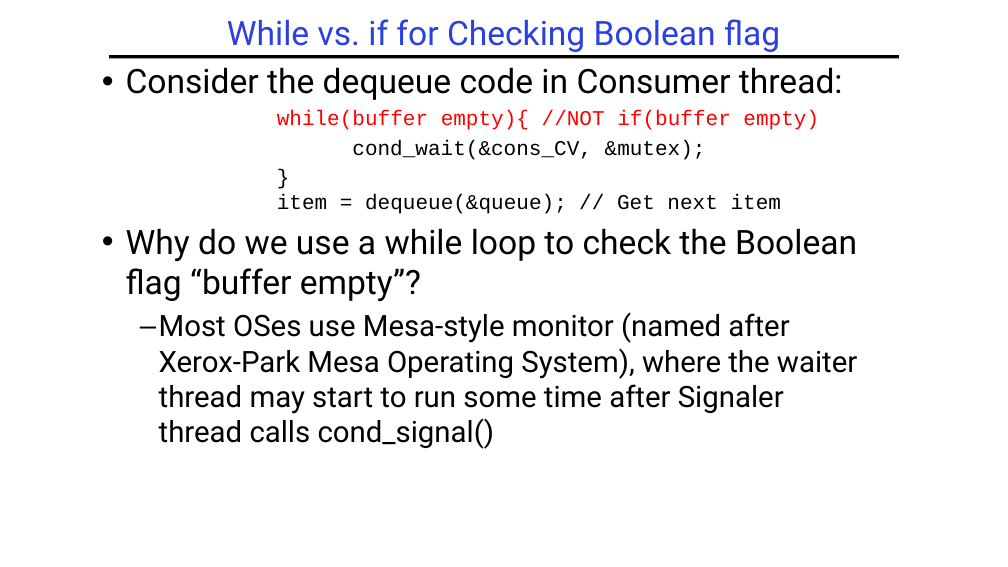
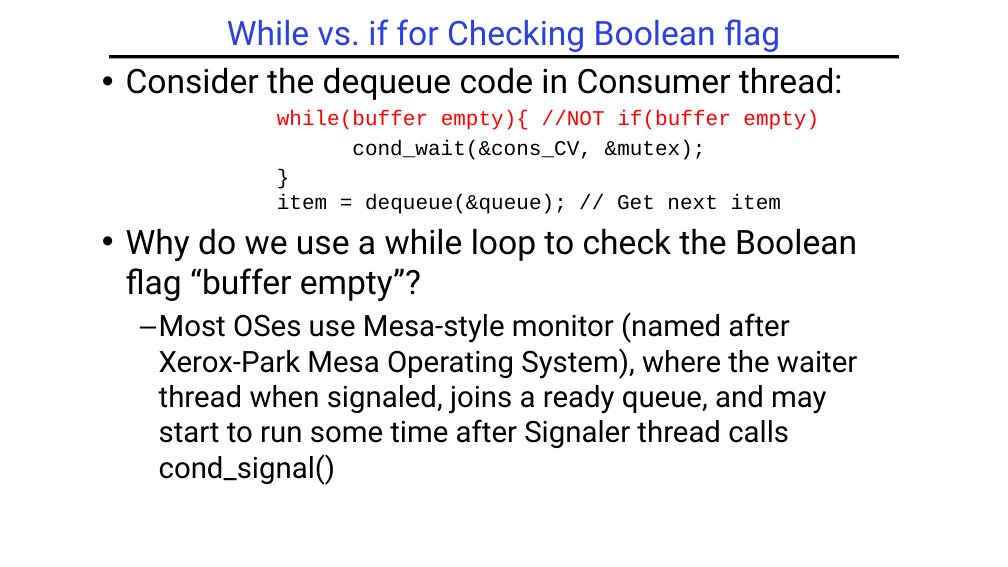
Before and after one commit to guhofstra/CSC112Fa26, a slide deck: slide 36 of PPTs/L3-Synchronization.pptx. Drawn at 1008x567 pixels with LibreOffice and Linux fonts; fonts in the diff are those of the drawing. Boxes give left, top, right and bottom in pixels: in the first picture for what was removed or moved away, otherwise in the second. Text is boxed around its words. In the diff, an @@ line names an element or a change of style, - is before the commit and + after.

```diff
--- a/PPTs/L3-Synchronization.pptx
+++ b/PPTs/L3-Synchronization.pptx
@@ text at (x1=159, y1=312, x2=857, y2=485): text changed @@
-  – Most OSes use Mesa-style monitor (named after Xerox-Park Mesa Operating System), where the waiter thread may start to run some time after Signaler thread calls cond_signal()
+  – Most OSes use Mesa-style monitor (named after Xerox-Park Mesa Operating System), where the waiter thread when signaled, joins a ready queue, and may start to run some time after Signaler thread calls cond_signal()
```
Also in this commit, not shown: 4 other files.
